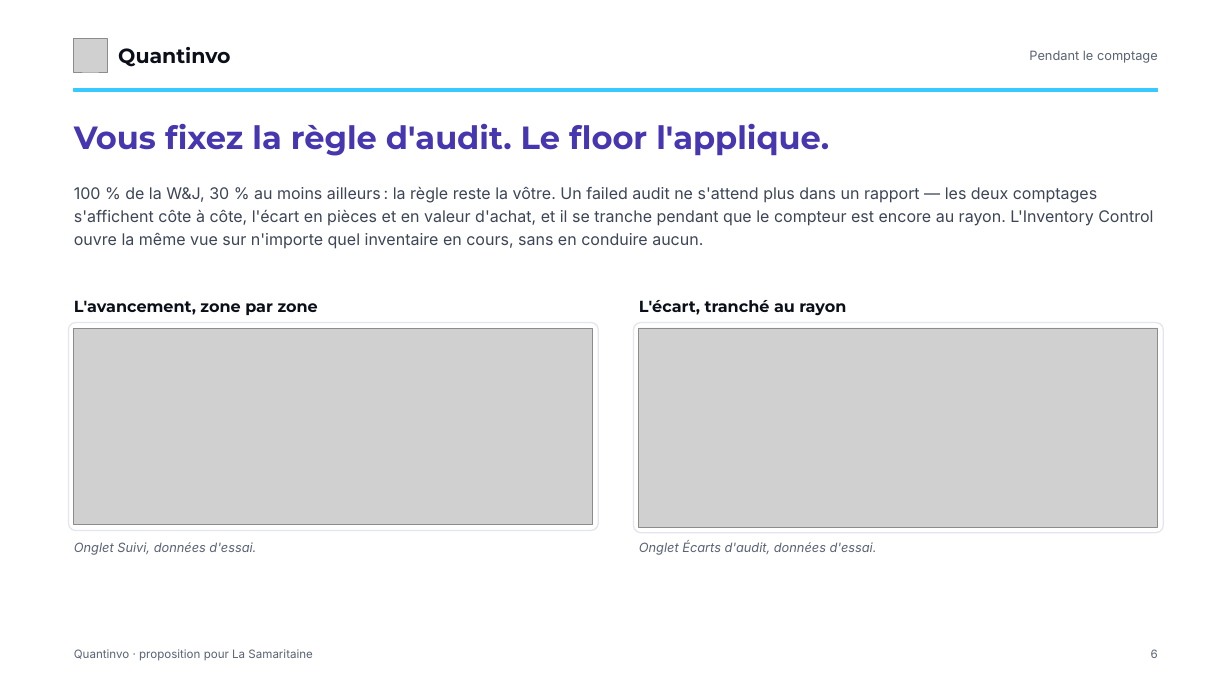
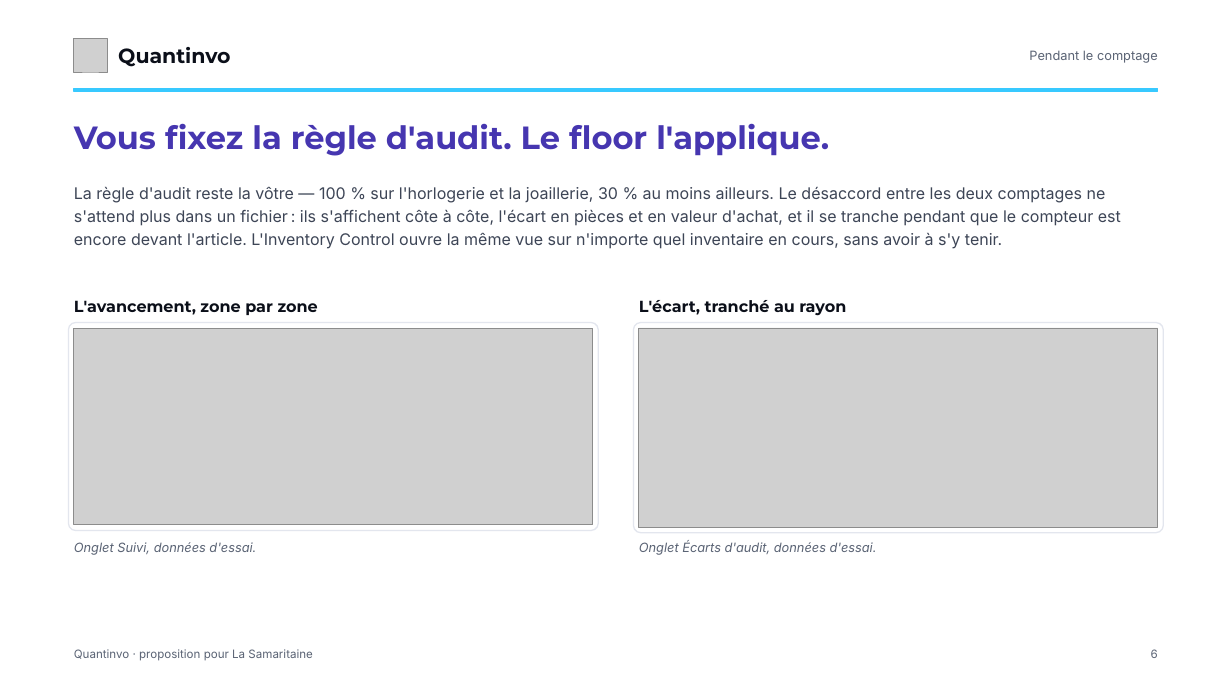
Before and after one commit to devkaylab/Inventaire, a slide deck: slide 6 of docs/entreprise/deck/Quantinvo-Samaritaine-marque.pptx. Drawn at 1232x693 pixels with LibreOffice and Linux fonts; fonts in the diff are those of the drawing; grey boxes stand for pictures. Boxes give left, top, right and bottom in pixels: in the first picture for what was removed or moved away, otherwise in the second. Text is boxed around its words. In the diff, an @@ line names an element or a change of style, - is before the commit and + after.

```diff
--- a/docs/entreprise/deck/Quantinvo-Samaritaine-marque.pptx
+++ b/docs/entreprise/deck/Quantinvo-Samaritaine-marque.pptx
@@ text at [74, 187, 1121, 249]: text changed @@
-100 % de la W&J, 30 % au moins ailleurs : la règle reste la vôtre. Un failed audit ne s'attend plus dans un rapport — les deux comptages s'affichent côte à côte, l'écart en pièces et en valeur d'achat, et il se tranche pendant que le compteur est encore au rayon. L'Inventory Control ouvre la même vue sur n'importe quel inventaire en cours, sans en conduire aucun.
+La règle d'audit reste la vôtre — 100 % sur l'horlogerie et la joaillerie, 30 % au moins ailleurs. Le désaccord entre les deux comptages ne s'attend plus dans un fichier : ils s'affichent côte à côte, l'écart en pièces et en valeur d'achat, et il se tranche pendant que le compteur est encore devant l'article. L'Inventory Control ouvre la même vue sur n'importe quel inventaire en cours, sans avoir à s'y tenir.
```
Also in this commit, not shown: 4 other slides changed, 1 slide added, 1 slide removed, 3 other files.
